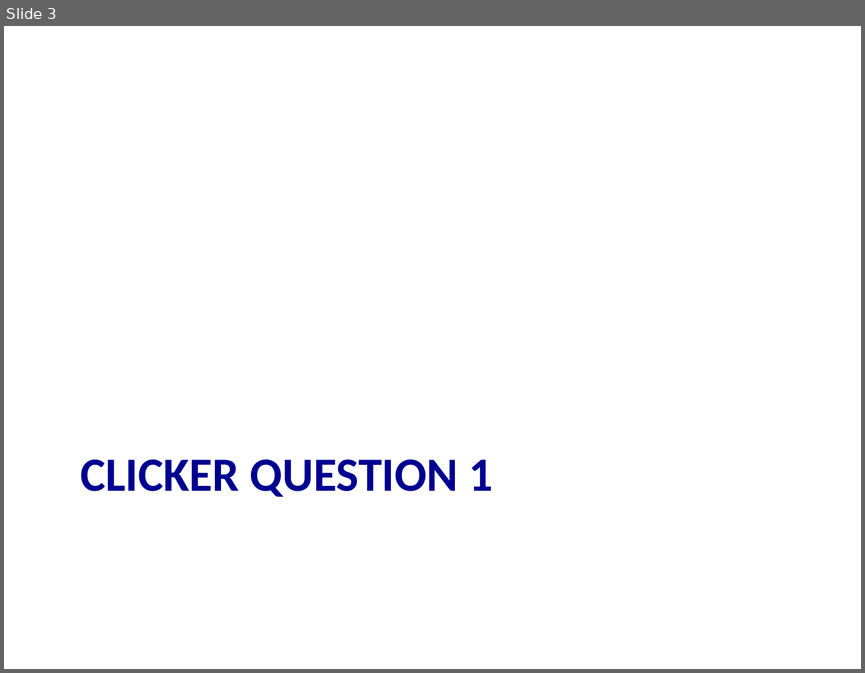
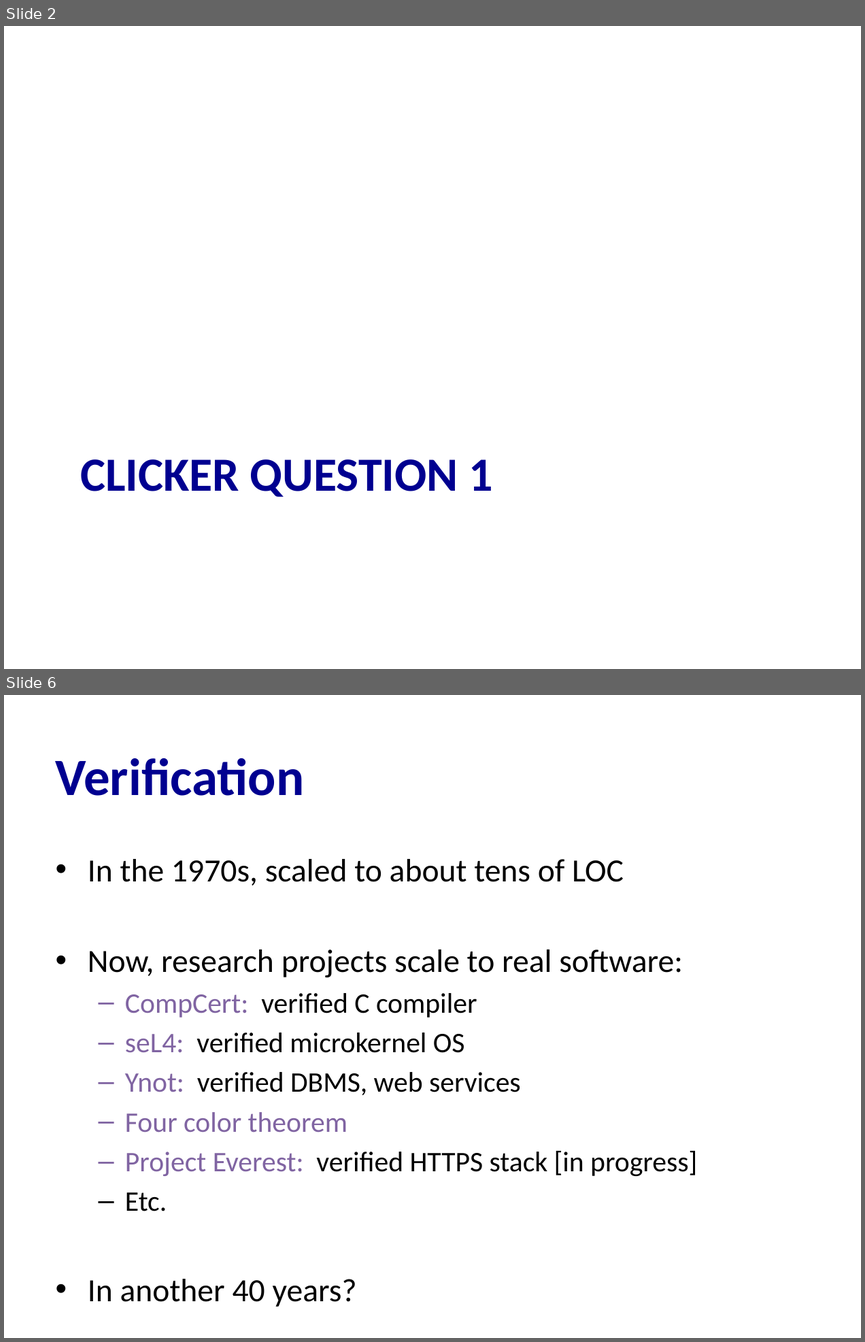
Before and after one commit to cs3110/materials-2019fa, a slide deck: 20-proofs/lec.pptx. Shown one above the other, each under a label of ours: slide 3 before the commit, slides 2 and 6 after it; the slides between them are not shown. The pictures are 865x673 and 865x1342 pixels, drawn with LibreOffice and Linux fonts; fonts in the diff are those of the drawing. Boxes give left, top, right and bottom in pixels: in the first picture for what was removed or moved away, otherwise in the second. Text is boxed around its words. In the diff, an @@ line names an element or a change of style, - is before the commit and + after.

```diff
--- a/20-proofs/lec.pptx
+++ b/20-proofs/lec.pptx
@@ slide 6 added at (x1=4, y1=695, x2=861, y2=1338), background #FFFFFF @@
@@ title added at (x1=56, y1=758, x2=305, y2=796), 44 pt, text #000090, bold @@
+Verification
@@ text added at (x1=88, y1=859, x2=697, y2=1211), 23.8 pt, text #000000 @@
+• In the 1970s, scaled to about tens of LOC
+• Now, research projects scale to real software:
+  – CompCert: verified C compiler
+  – seL4: verified microkernel OS
+  – Ynot: verified DBMS, web services
+  – Four color theorem
+  – Project Everest: verified HTTPS stack [in progress]
+  – Etc.
+• In another 40 years?
@@ what was slide 3 is now slide 2 @@
```
Also in this commit, not shown: 4 slides changed, 27 other slides added, 16 slides removed, 1 other file.
